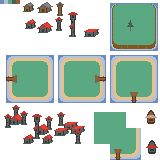
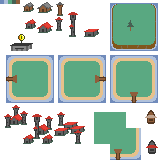
Layers edited between the first and the second 160×160 image:
added layer "HUD" above "experimental" over (x1=10, y1=34, x2=33, y2=51)
added layer "experimental" above "Background" over (x1=10, y1=34, x2=33, y2=51)
painted on "Background" over (x1=10, y1=34, x2=33, y2=51)
